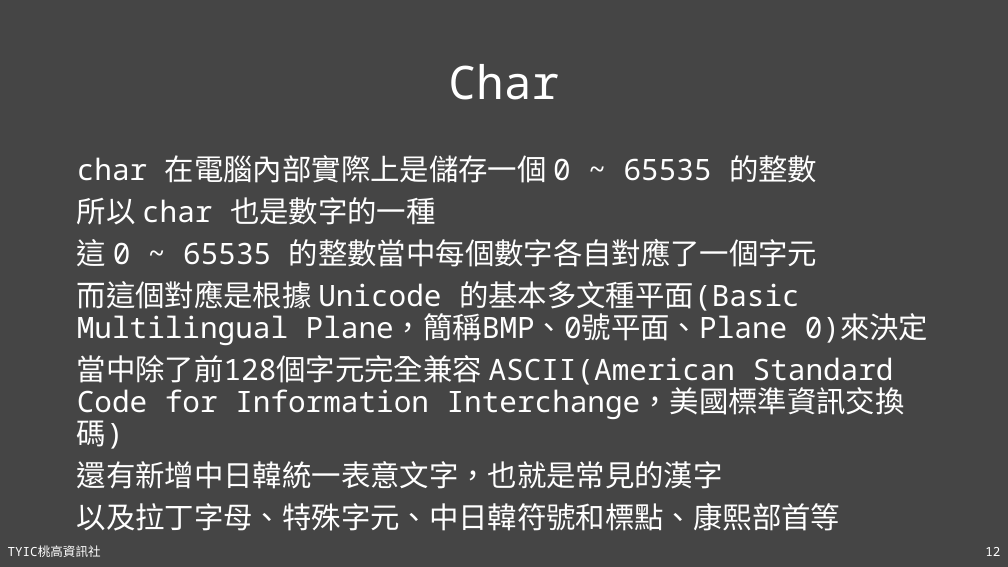
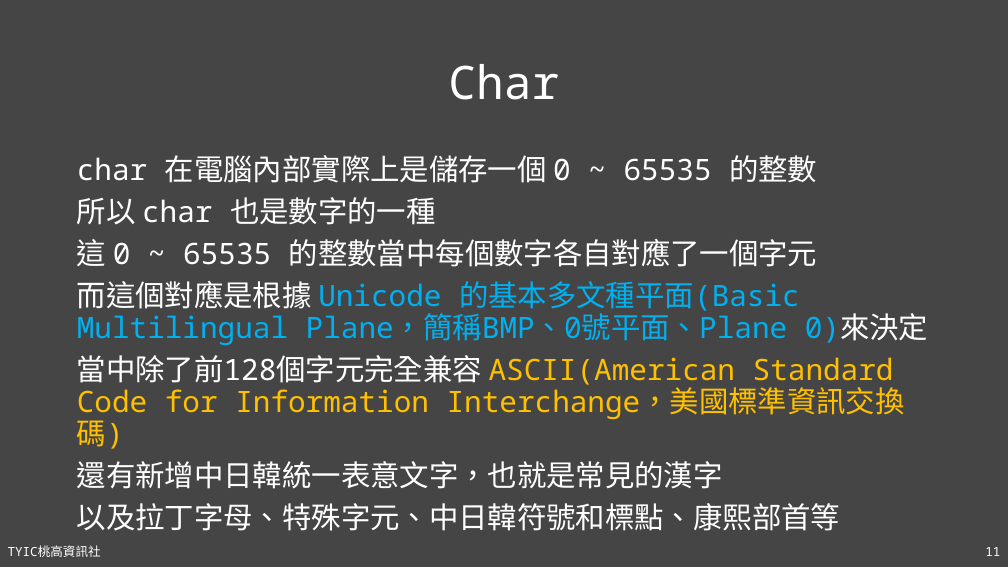
Before and after one commit to TYSHIC/slides, a slide deck: slide 11 of powerpoint/04_初探Java.pptx (slide 12 before the commit). Drawn at 1008x567 pixels with LibreOffice and Linux fonts; fonts in the diff are those of the drawing. Boxes give left, top, right and bottom in pixels: in the first picture for what was removed or moved away, otherwise in the second. Text is boxed around its words. In the diff, an @@ line names an element or a change of style, - is before the commit and + after.

```diff
--- a/powerpoint/04_初探Java.pptx
+++ b/powerpoint/04_初探Java.pptx
@@ text at [77, 281, 928, 449]: text colour #FFFFFF to #00B0F0 in "Unicode 的基本多文種平面(Basic Multilingual Plane，簡稱BMP、0號平面、Plane 0 ..."; text colour #FFFFFF to #FFC000 in "ASCII(American Standard Code for Information Interchange，美國標 ..." @@
@@ page number at [985, 547, 1000, 556]: text changed @@
-12
+11
```
Also in this commit, not shown: 6 other slides changed, 4 slides added, 4 other files.
